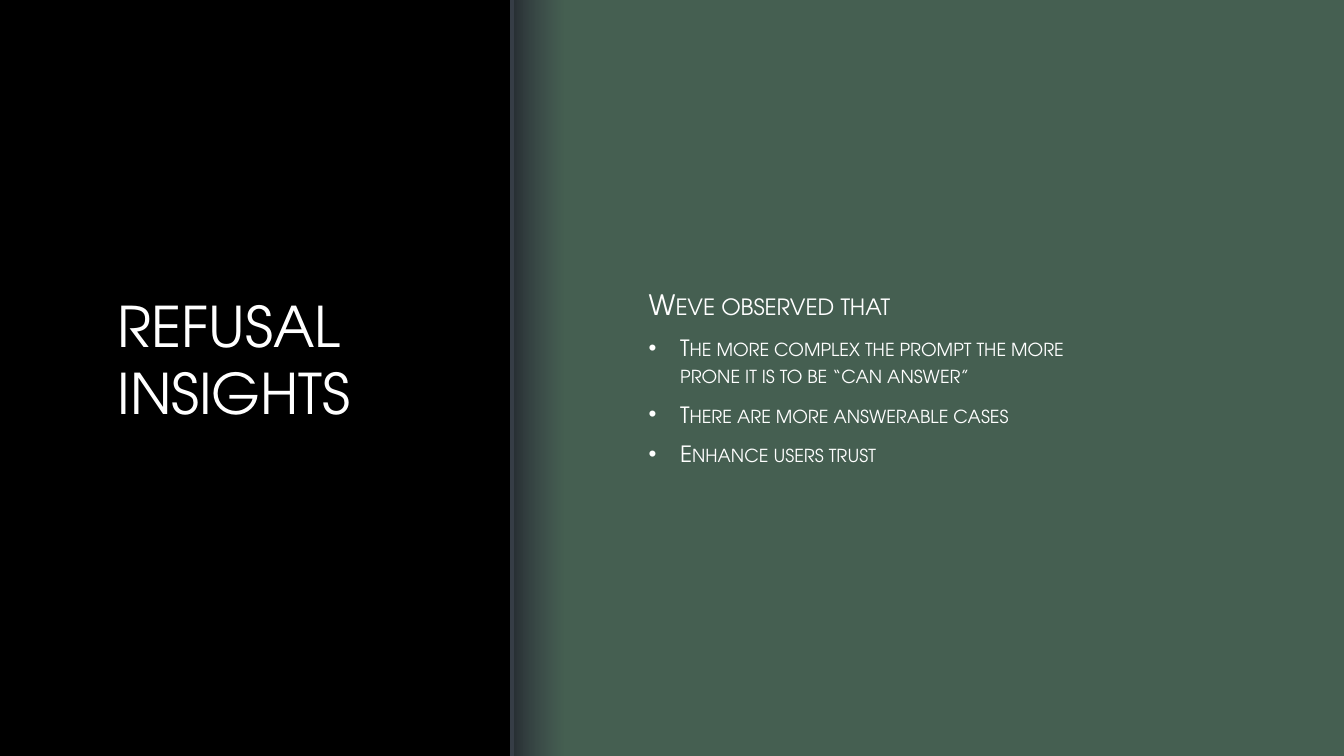
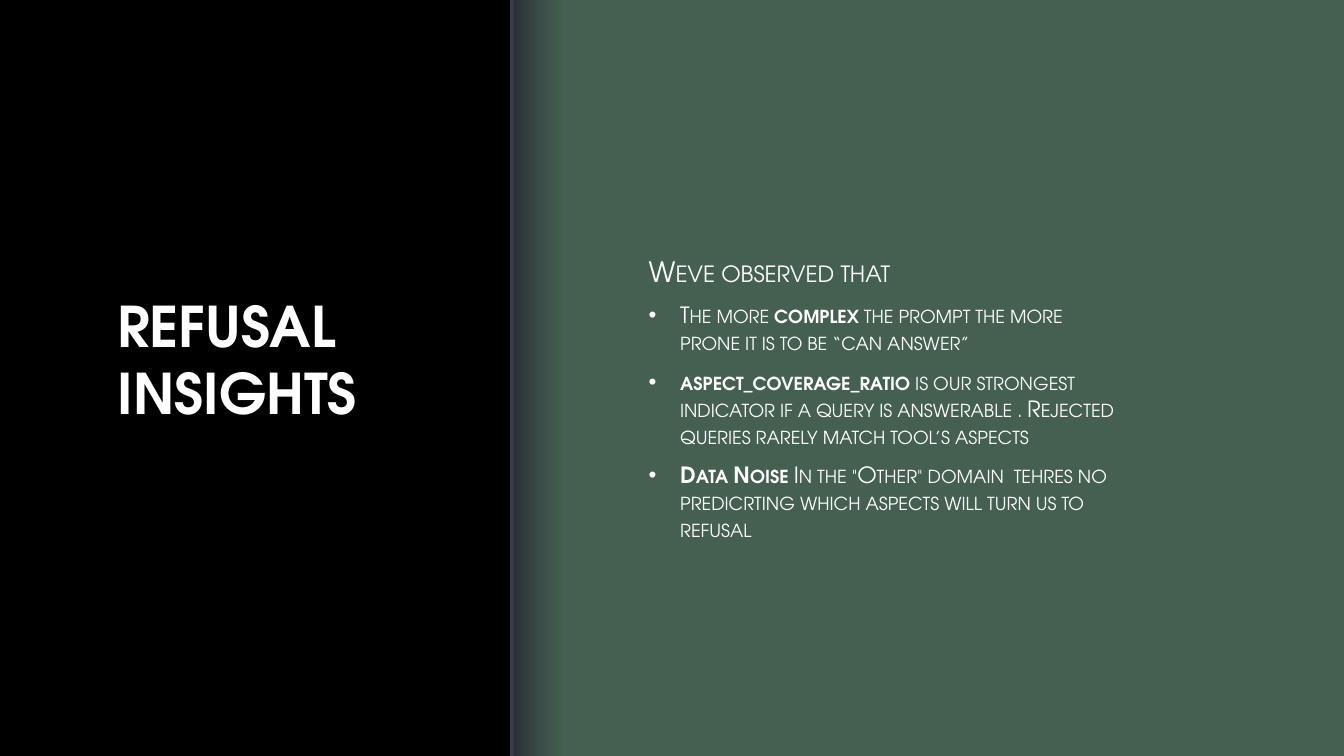
Before and after one commit to lanashmuz/machine_learning_exe1, a slide deck: slide 3 of exe2/presentation.pptx. Drawn at 1344x756 pixels with LibreOffice and Linux fonts; fonts in the diff are those of the drawing; background and template pictures are left out. Boxes give left, top, right and bottom in pixels: in the first picture for what was removed or moved away, otherwise in the second. Text is boxed around its words. In the diff, an @@ line names an element or a change of style, - is before the commit and + after.

```diff
--- a/exe2/presentation.pptx
+++ b/exe2/presentation.pptx
@@ title "REFUSAL INSIGHTS" at (117, 305, 356, 415): bold on @@
@@ text at (680, 309, 1063, 350): bold on in "complex" @@
@@ text at (680, 376, 1107, 537): text changed @@
-• There are more answerable cases
-• Enhance users trust
+• aspect_coverage_ratio is our strongest indicator if a query is answerable . Rejected queries rarely match tool’s aspects
+• Data Noise In the "Other" domain tehres no predicrting which aspects will turn us to refusal
```
Also in this commit, not shown: 1 other slide changed, 3 slides added.
